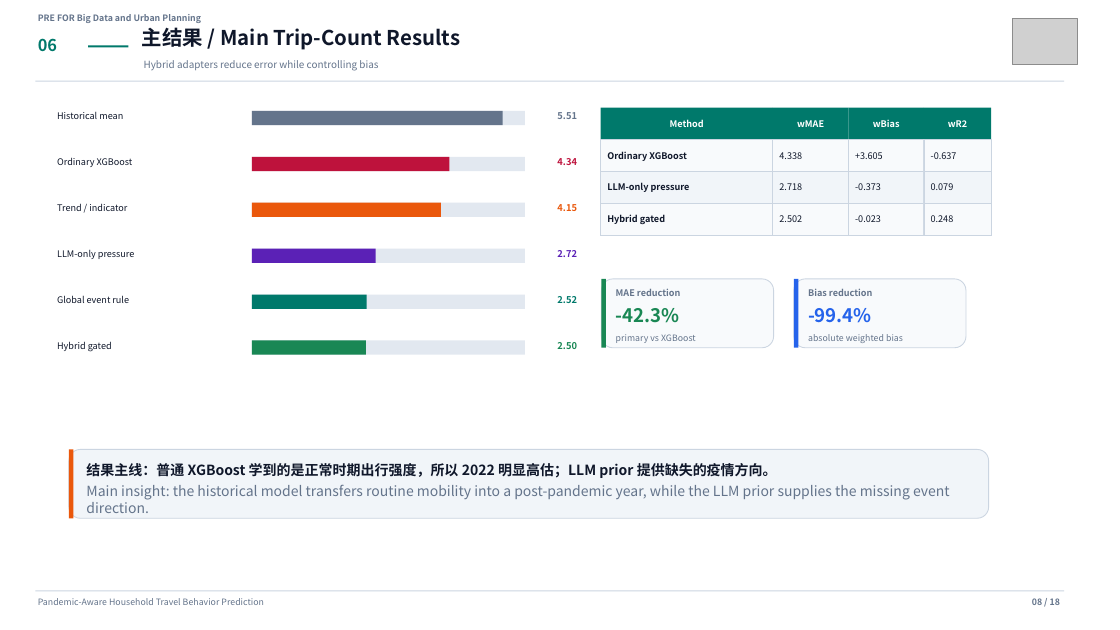
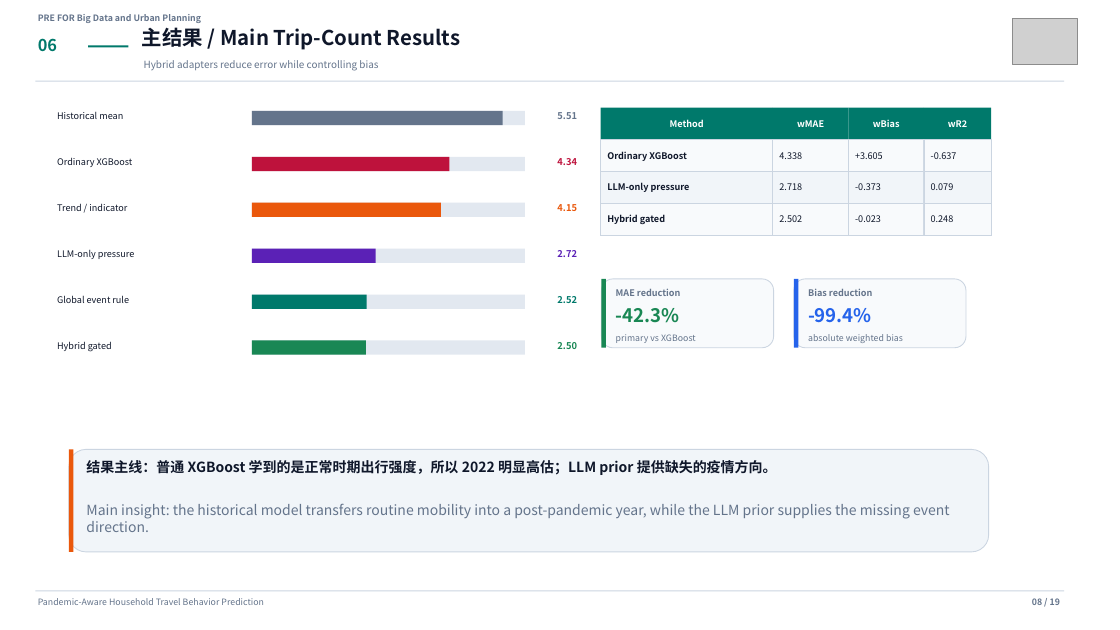
Before and after one commit to Lrving-code/NHTS-Travel-Prediction, a slide deck: slide 8 of outputs/final_project/NHTS_Travel_Behavior_Template_Presentation.pptx. Drawn at 1120x630 pixels with LibreOffice and Linux fonts; fonts in the diff are those of the drawing; grey boxes stand for pictures. Boxes give left, top, right and bottom in pixels: in the first picture for what was removed or moved away, otherwise in the second. Text is boxed around its words. In the diff, an @@ line names an element or a change of style, - is before the commit and + after.

```diff
--- a/outputs/final_project/NHTS_Travel_Behavior_Template_Presentation.pptx
+++ b/outputs/final_project/NHTS_Travel_Behavior_Template_Presentation.pptx
@@ rounded rectangle: place and size @@
-rounded rectangle at [69,450,989,518]
+rounded rectangle at [69,450,989,552]
@@ rectangle: place and size @@
-rectangle at [69,450,74,518]
+rectangle at [69,450,74,552]
@@ text "结果主线：普通 XGBoost 学到的是正常时期出行强度，所以 2022 明显高估；LLM ..." at [86,460,777,475]: vertical alignment middle to top @@
@@ text "Main insight: the historical model ..." at [86,504,950,532]: vertical alignment middle to top @@
@@ text "Main insight: the historical model ...": place and size @@
-text "Main insight: the historical model ..." at [86,485,950,513]
+text "Main insight: the historical model ..." at [86,504,950,532]
```
Also in this commit, not shown: 16 other slides changed, 2 slides added, 1 slide removed, 9 other files.
